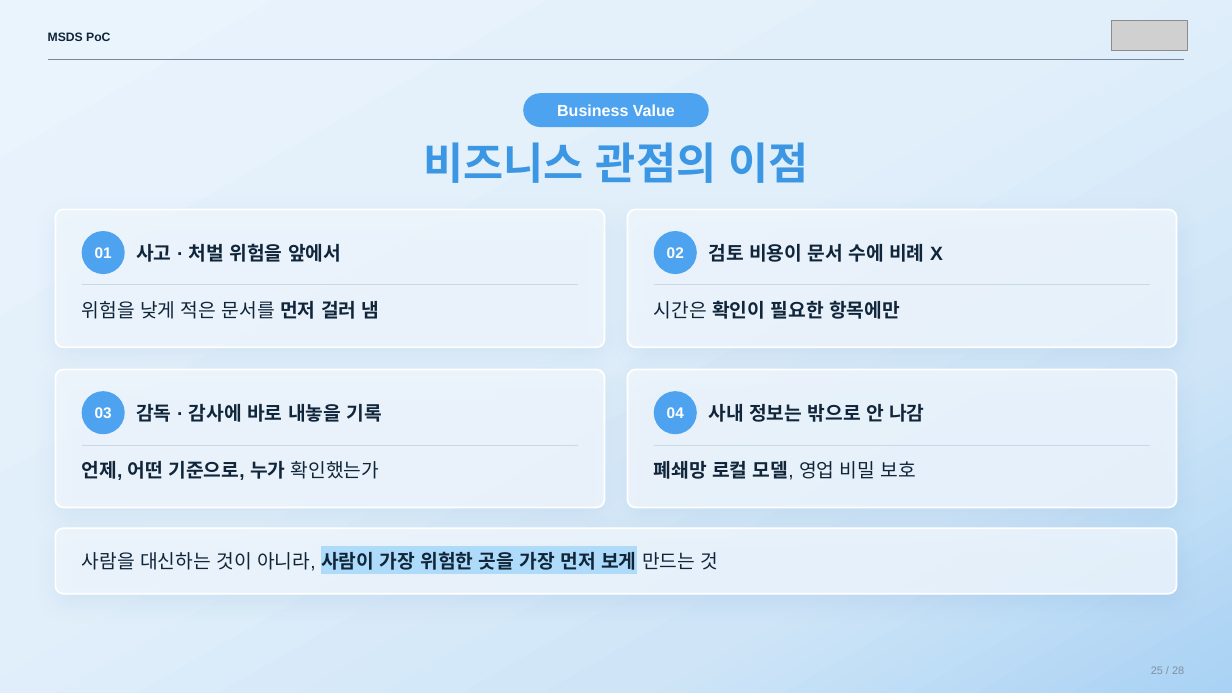
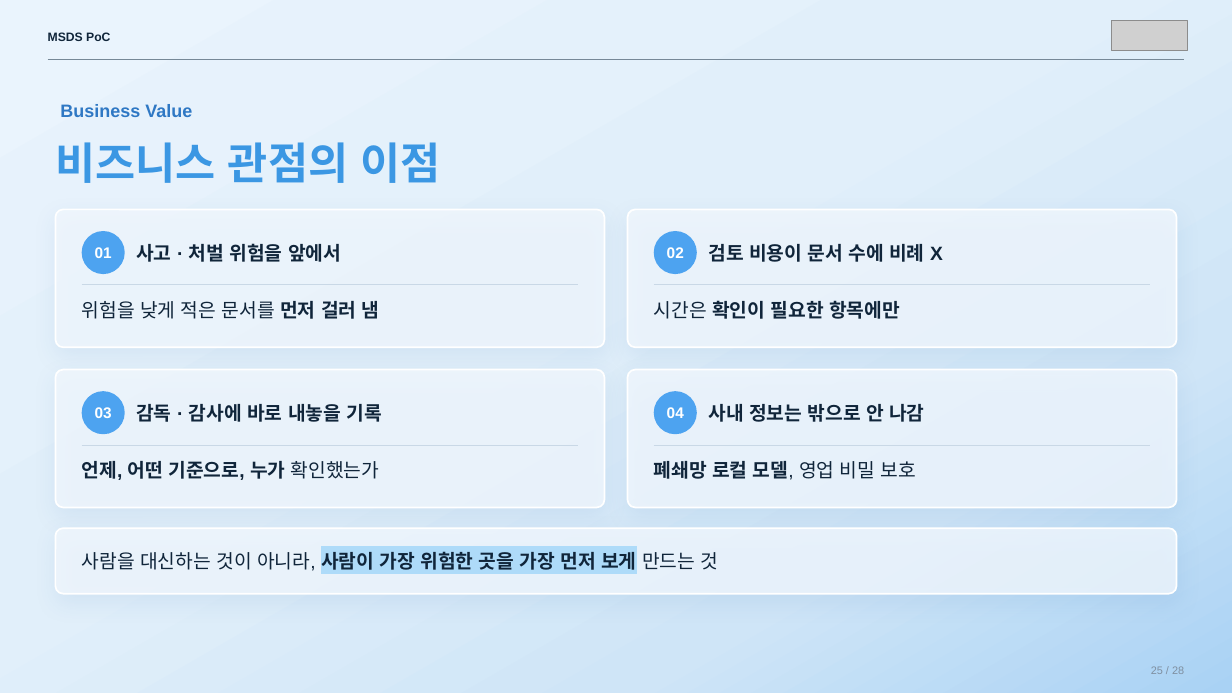
Before and after one commit to sunub/for-digital-divide, a slide deck: slide 25 of MSDS_PoC_flat.pptx. Drawn at 1232x693 pixels with LibreOffice and Linux fonts; fonts in the diff are those of the drawing; grey boxes stand for pictures. Boxes give left, top, right and bottom in pixels: in the first picture for what was removed or moved away, otherwise in the second. Text is boxed around its words. In the diff, an @@ line names an element or a change of style, - is before the commit and + after.

```diff
--- a/MSDS_PoC_flat.pptx
+++ b/MSDS_PoC_flat.pptx
@@ text "Business Value": place and size @@
-text "Business Value" at (523,93,709,128)
+text "Business Value" at (60,104,192,117)
@@ text "Business Value" at (60,104,192,117): size 12.5 to 14 pt, text colour #FFFFFF to #2F78C4; alignment centre to left; fill #4DA3F0 to none @@
@@ text "비즈니스 관점의 이점": place and size @@
-text "비즈니스 관점의 이점" at (423,142,808,183)
+text "비즈니스 관점의 이점" at (55,142,440,183)
@@ text "비즈니스 관점의 이점" at (55,142,440,183): alignment centre to left @@
```
Also in this commit, not shown: 24 other slides changed.
